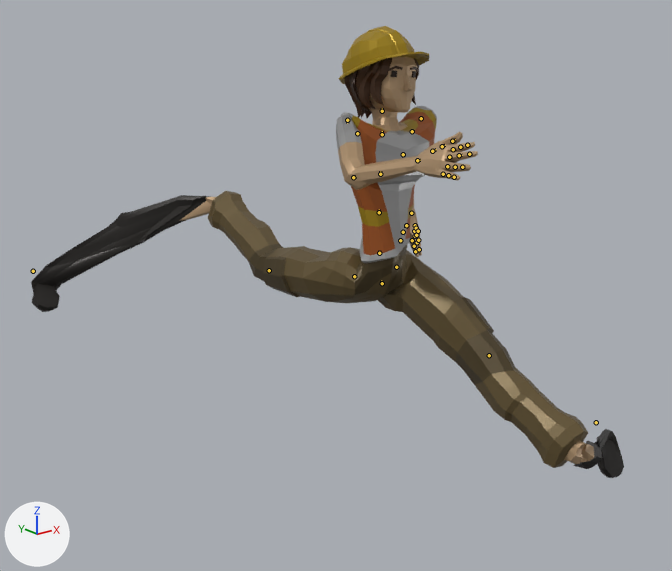
A saved change to the glTF model android/app/src/main/assets/www/models/characters/FarmerAnim_F.glb.
The view is the same before and after, from a 50 mm lens placed at (-2.05, -2.39, 1.96), pointed at (-0.05, 0.12, 0.96). Lighting does not change. The marker at lower left points along +X, +Y and +Z. The picture after the commit comes second. Both versions are drawn at frame 10 of the action 'CharacterArmature|Run'; the numbers are the values there. The bones that change, and the others that lie on the model, are drawn over the model as lines.

Names of what the first picture shows: 'Worker_Body', 'Worker_Feet', 'Worker_Head', 'Worker_Legs'.
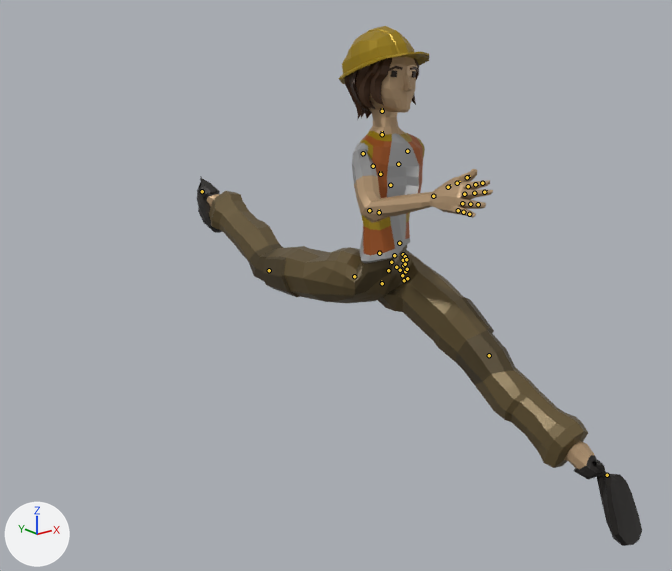
Boxes [x1, y1, x2, y2] around the edits, measured in the pictures (672 x 571 px):
'Worker_Body', posed
    before: [336, 106, 478, 263]
    after: [352, 126, 493, 263]
'Worker_Feet', posed (25% narrower, 31% taller)
    before: [31, 195, 624, 478]
    after: [197, 176, 642, 546]
bone 'Shoulder.L', root to tip
    before: (412, 131) to (413, 129)
    after: (398, 164) to (400, 162)
bone 'Shoulder.R', root to tip
    before: (357, 133) to (356, 131)
    after: (373, 166) to (371, 164)
bone 'Foot.L', root to tip
    before: (596, 422) to (596, 423)
    after: (607, 475) to (608, 477)
bone 'Foot.R', root to tip
    before: (33, 271) to (33, 272)
    after: (202, 191) to (202, 192)

The change in detail:
Bone 'Shoulder.L' (bone_shoulder_l) moves from (-0.00027, 0.00115, 0.00048) to (0.0, 0.0, 0.0).
Bone 'Shoulder.R' (bone_shoulder_r) moves from (0.00027, 0.00116, 0.00048) to (0.0, 0.0, 0.0).
Bone 'Foot.L' (bone_foot_l) moves from (0.00547, -0.00325, -0.0034) to (0.0, 0.0, 0.0).
Bone 'Foot.R' (bone_foot_r) moves from (-0.00545, 0.00517, 0.00296) to (0.0, 0.0, 0.0).
